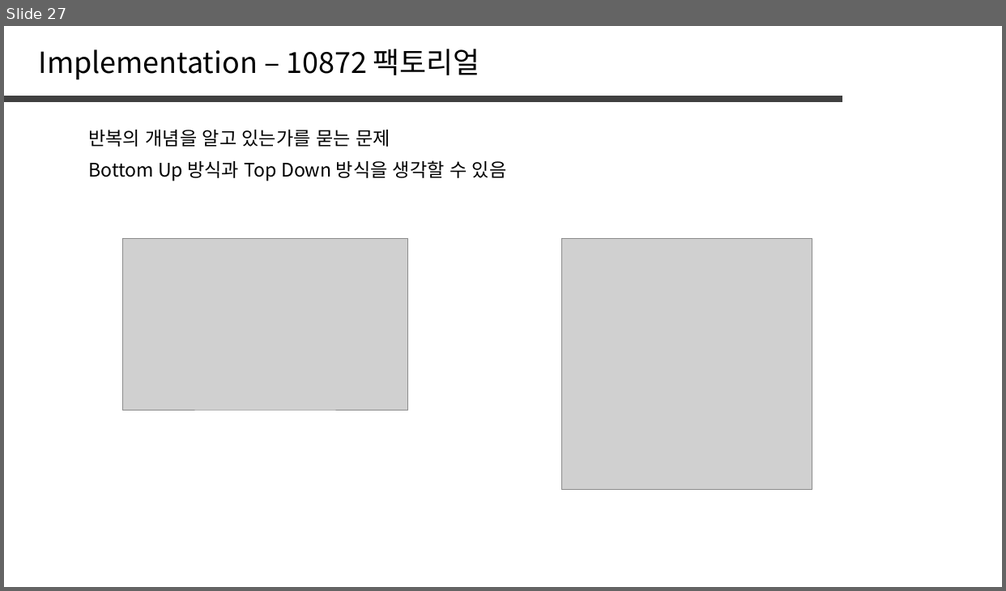
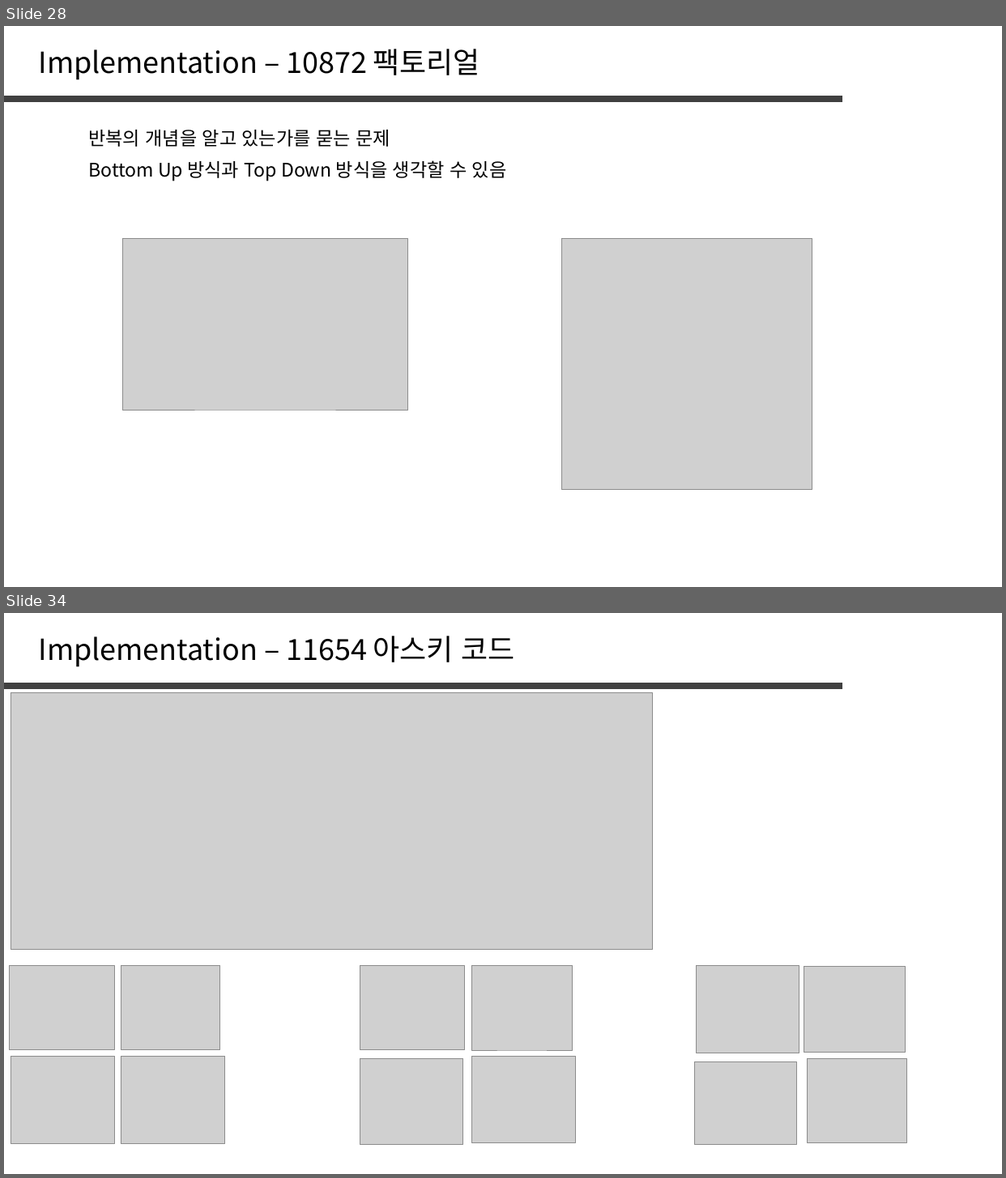
Before and after one commit to jaehoo1/PS-study, a slide deck: study/1_OT.pptx. Shown one above the other, each under a label of ours: slide 27 before the commit, slides 28 and 34 after it; the slides between them are not shown. The pictures are 1006x591 and 1006x1178 pixels, drawn with LibreOffice and Linux fonts; fonts in the diff are those of the drawing; grey boxes stand for pictures. Boxes give left, top, right and bottom in pixels: in the first picture for what was removed or moved away, otherwise in the second. Text is boxed around its words. In the diff, an @@ line names an element or a change of style, - is before the commit and + after.

```diff
--- a/study/1_OT.pptx
+++ b/study/1_OT.pptx
@@ slide 34 added at box(4, 613, 1002, 1174), background #FFFFFF @@
@@ text added at box(39, 636, 515, 667), 28 pt, text #000000 @@
+Implementation – 11654 아스키 코드
@@ line added from (4, 686) to (842, 686), #404040 6 pt @@
@@ picture added at box(11, 693, 652, 949) @@
@@ picture added at box(9, 965, 115, 1050) @@
@@ picture added at box(121, 965, 220, 1050) @@
@@ picture added at box(360, 966, 464, 1050) @@
@@ picture added at box(471, 965, 572, 1050) @@
@@ picture added at box(697, 966, 799, 1054) @@
@@ picture added at box(804, 967, 906, 1053) @@
@@ picture added at box(11, 1056, 115, 1144) @@
@@ picture added at box(121, 1056, 225, 1144) @@
@@ picture added at box(360, 1059, 463, 1144) @@
@@ picture added at box(472, 1057, 575, 1144) @@
@@ picture added at box(695, 1063, 796, 1145) @@
@@ picture added at box(808, 1059, 907, 1143) @@
@@ what was slide 27 is now slide 28 @@
```
Also in this commit, not shown: 7 other slides added, 1 slide removed.
